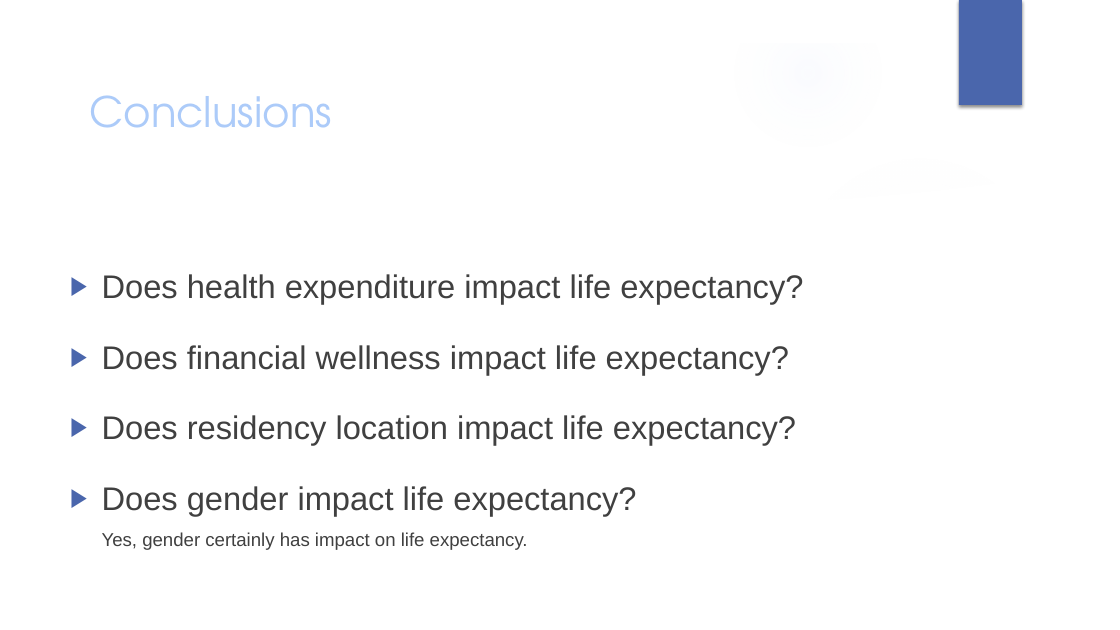
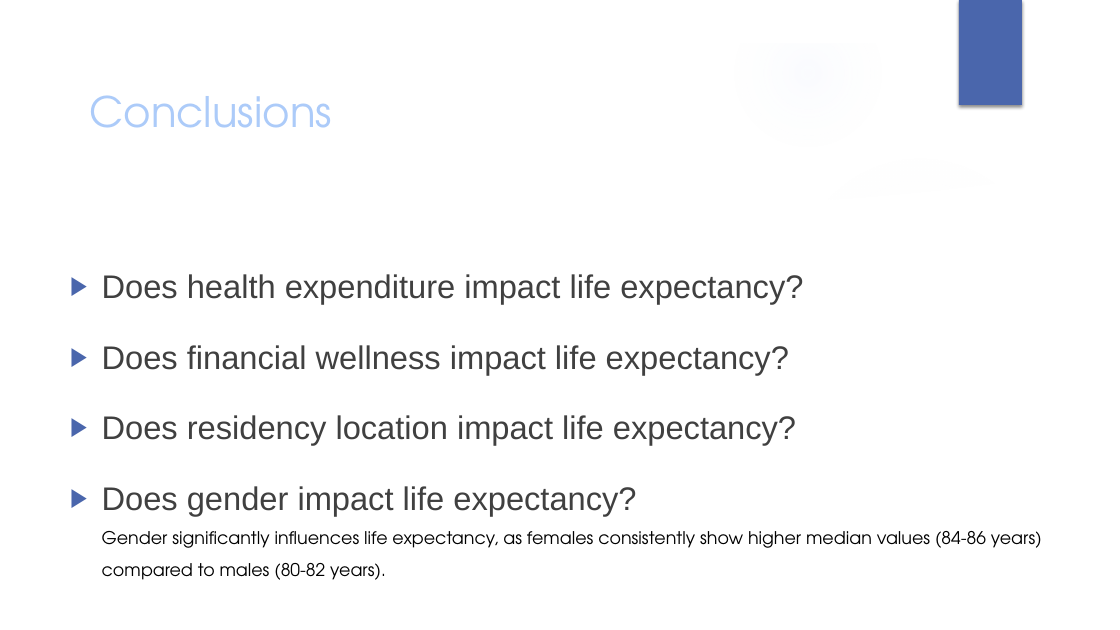
Before and after one commit to rachj14/project-one, a slide deck: slide 15 of Group-1-presentation.pptx. Drawn at 1120x630 pixels with LibreOffice and Linux fonts; fonts in the diff are those of the drawing; background and template pictures are left out. Boxes give left, top, right and bottom in pixels: in the first picture for what was removed or moved away, otherwise in the second. Text is boxed around its words. In the diff, an @@ line names an element or a change of style, - is before the commit and + after.

```diff
--- a/Group-1-presentation.pptx
+++ b/Group-1-presentation.pptx
@@ text at (102,486,1042,580): text changed; size 16 to 15 pt; font Arial to TeX Gyre Adventor; text colour #404040 to #000000 @@
-▶ Does gender impact life expectancy?
-  Yes, gender certainly has impact on life expectancy.
+▶ Does gender impact life expectancy?
+  Gender significantly influences life expectancy, as females consistently show higher median values (84-86 years) compared to males (80-82 years).
```
